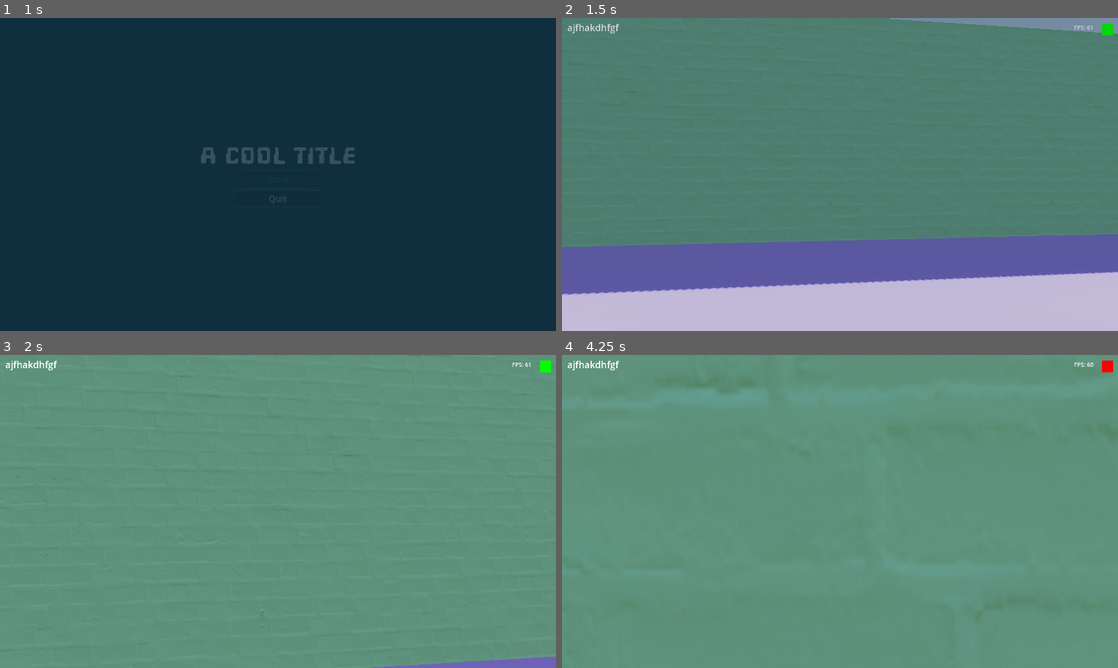
Above: before the commit, frames 1-4 (two rows, left to right).
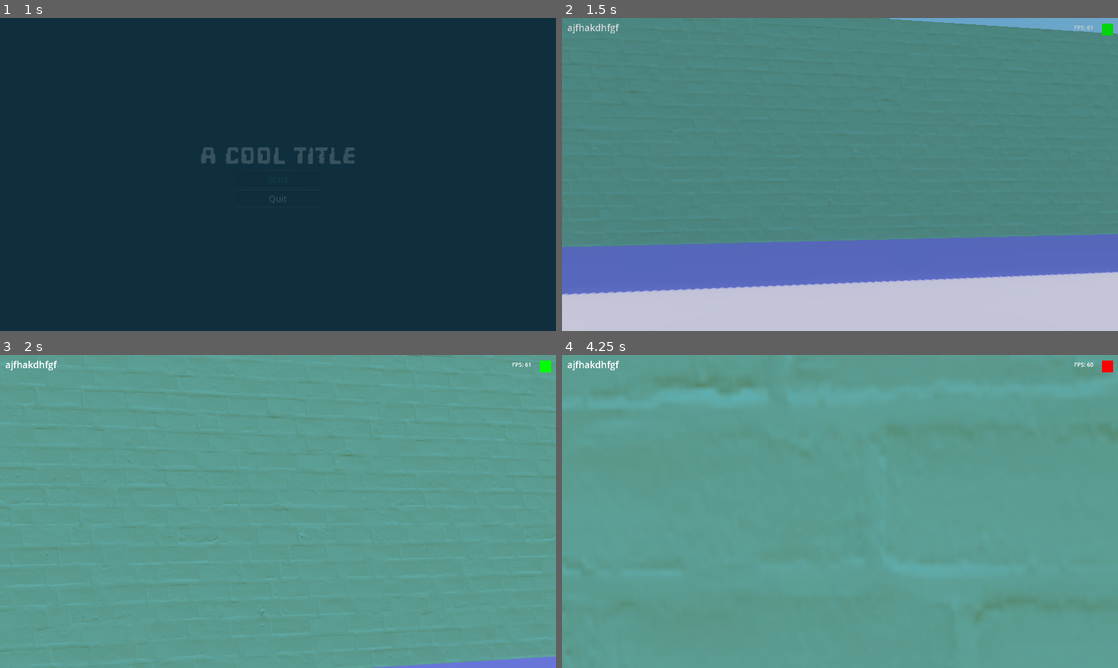
Above: after the commit, the same moments.

Repository: Tayacan/GameOff2023
Game: Godot game, scene res://scenes/UI/main_menu.tscn
The game is run twice, just before and just after one commit, with the same random seed, the same clock (stepped at 60 frames per second) and the same inputs.
Inputs (mouse positions are in pixels of both pictures, inside the frame that each line leads up to):
- Up to frame 1 (1 s): click "Start" at 0.5 s
- Up to frame 2 (1.5 s): move the mouse to (867, 174) at 1.27 s; hold W (move_forward) from 1.28 s (still down); tap Mouse wheel down (change_link_next) at 1.35 s
- Up to frame 3 (2 s): keep holding W (move_forward); tap Space (jump) at 1.52 s
- Up to frame 4 (4.25 s): keep holding W (move_forward); move the mouse to (812, 511) at 2.02 s; tap Mouse wheel up (change_link_prev) at 2.1 s; tap Space (jump) at 2.27, 3.77 s; move the mouse to (851, 505) at 2.77 s; right-click (851, 505) at 2.85 s; tap Enter at 3.5 s; move the mouse to (834, 517) at 3.52 s; click (834, 517) at 3.6 s

Frame 1 is identical in both runs. In frame 2, 15% of the frame differs, in the area x 0-100%, y 0-89%; in frame 3, 2.1%; in frame 4, 3.4%.

Commit message:
minor env tweaks

Diff:
--- a/scenes/environment.tres
+++ b/scenes/environment.tres
@@ -1,8 +1,7 @@
 [gd_resource type="Environment" load_steps=3 format=3 uid="uid://bb4vhnhw8xut3"]
 
 [sub_resource type="ProceduralSkyMaterial" id="ProceduralSkyMaterial_ifgpx"]
-sky_horizon_color = Color(0.64625, 0.65575, 0.67075, 1)
-ground_horizon_color = Color(0.64625, 0.65575, 0.67075, 1)
+sky_top_color = Color(0.345098, 0.596078, 0.843137, 1)
 
 [sub_resource type="Sky" id="Sky_qti6a"]
 sky_material = SubResource("ProceduralSkyMaterial_ifgpx")
